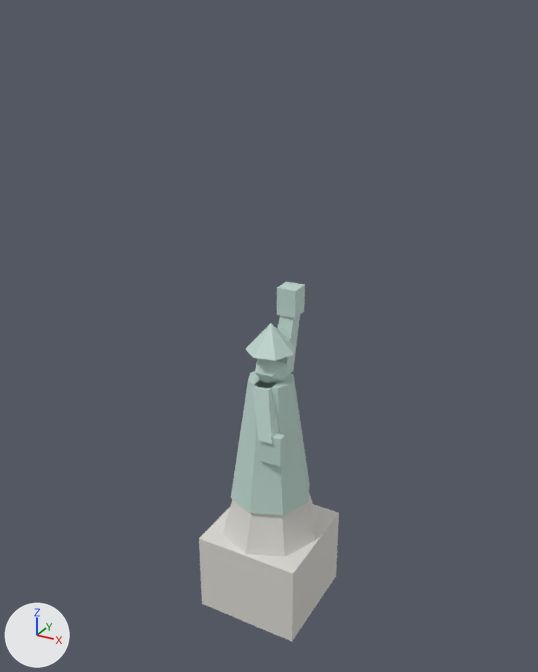
Renders of the glTF model public/studio/v2.15.0/d_liberty/model.glb from each side of a commit.
Before and after are seen from a camera (50 mm lens) standing at (5.66, -10.36, 10.78) and looking at (-0.11, 0.13, 5.54). The axes (+X, +Y, +Z) are drawn at lower left. The lights are the same throughout. The picture after the commit comes second. Where no turn or scale is listed for an object, it has been applied to the vertices.

Before the edit, the objects in view are built like this:
```python
ob_part0 = bpy.data.objects.new('part0', me_geometry_0)
ob_part0.location = (0.0, 0.0, 0.0)
ob_part1 = bpy.data.objects.new('part1', me_geometry_1)
ob_part1.location = (0.0, 0.0, 0.0)
ob_part2 = bpy.data.objects.new('part2', me_geometry_2)
ob_part2.location = (0.0, 0.0, 0.0)
ob_part3 = bpy.data.objects.new('part3', me_geometry_3)
ob_part3.location = (0.0, 0.0, 0.0)
ob_part4 = bpy.data.objects.new('part4', me_geometry_4)
ob_part4.location = (0.0, 0.0, 0.0)
ob_part5 = bpy.data.objects.new('part5', me_geometry_5)
ob_part5.location = (0.0, 0.0, 0.0)
ob_part6 = bpy.data.objects.new('part6', me_geometry_6)
ob_part6.location = (0.0, 0.0, 0.0)
ob_part7 = bpy.data.objects.new('part7', me_geometry_7)
ob_part7.location = (0.0, 0.0, 0.0)
```
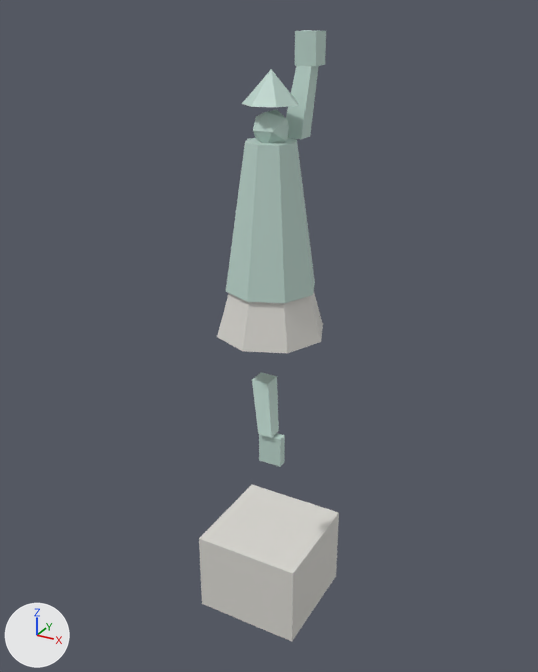
Location of each change, [x1, y1, x2, y2] in pixels of the pictures (538 x 672 px):
'part2', moved
    before: [231, 371, 310, 515]
    after: [226, 138, 315, 303]
'part1', moved
    before: [223, 493, 317, 557]
    after: [217, 292, 323, 353]
'part5', moved
    before: [277, 315, 300, 377]
    after: [286, 66, 319, 139]
'part4', moved
    before: [246, 323, 295, 361]
    after: [242, 69, 298, 108]
'part6', moved
    before: [277, 282, 305, 318]
    after: [295, 30, 326, 66]
'part3', moved
    before: [255, 358, 286, 383]
    after: [253, 110, 289, 143]
'part7', moved
    before: [252, 379, 279, 444]
    after: [252, 373, 279, 438]

Patch to the scene script:
```diff
--- a/public/studio/v2.15.0/d_liberty/model.glb.py
+++ b/public/studio/v2.15.0/d_liberty/model.glb.py
@@ me_geometry_1 @@
 # used by ob_part1; location = (0.0, 0.0, 0.0)
-me_geometry_1.from_pydata(...)  # 18 vertices, 32 faces; spans x -0.95..0.95, y -0.95..0.95, z 1.6..2.4
+me_geometry_1.from_pydata(...)  # 18 vertices, 32 faces; spans x -0.95..0.95, y -0.95..0.95, z 5.7..6.5
+# me_geometry_1 part 1: the whole mesh is moved by (0.0, 0.0, 4.1)
 me_geometry_1.materials.append(mat_defaultmaterial_001)
@@ me_geometry_2 @@
 # used by ob_part2; location = (0.0, 0.0, 0.0)
-me_geometry_2.from_pydata(...)  # 18 vertices, 32 faces; spans x -0.78..0.78, y -0.78..0.78, z 2.4..4.8
+me_geometry_2.from_pydata(...)  # 18 vertices, 32 faces; spans x -0.78..0.78, y -0.78..0.78, z 6.5..8.9
+# me_geometry_2 part 2: the whole mesh is moved by (0.0, 0.0, 4.1)
 me_geometry_2.materials.append(mat_defaultmaterial_002)
@@ me_geometry_3 @@
 # used by ob_part3; location = (0.0, 0.0, 0.0)
-me_geometry_3.from_pydata(...)  # 12 vertices, 20 faces; spans x -0.272..0.272, y -0.272..0.272, z 4.708..5.252
+me_geometry_3.from_pydata(...)  # 12 vertices, 20 faces; spans x -0.272..0.272, y -0.272..0.272, z 8.809..9.354
+# me_geometry_3 part 3: the whole mesh is moved by (0.0, 0.0, 4.101)
 me_geometry_3.materials.append(mat_defaultmaterial_003)
@@ me_geometry_4 @@
 # used by ob_part4; location = (0.0, 0.0, 0.0)
-me_geometry_4.from_pydata(...)  # 9 vertices, 14 faces; spans x -0.405..0.45, y -0.439..0.439, z 5.35..5.85
+me_geometry_4.from_pydata(...)  # 9 vertices, 14 faces; spans x -0.405..0.45, y -0.439..0.439, z 9.451..9.951
+# me_geometry_4 part 4: the whole mesh is moved by (0.0, 0.0, 4.101)
 me_geometry_4.materials.append(mat_defaultmaterial_004)
@@ me_geometry_5 @@
 # used by ob_part5; location = (0.0, 0.0, 0.0)
-me_geometry_5.from_pydata(...)  # 8 vertices, 12 faces; spans x -0.12..0.25, y 0.1..0.63, z 4.8..5.9
+me_geometry_5.from_pydata(...)  # 8 vertices, 12 faces; spans x -0.045..0.325, y 0.441..0.971, z 8.887..9.987
+# me_geometry_5 part 5: the whole mesh is moved by (0.075, 0.341, 4.087)
 me_geometry_5.materials.append(mat_defaultmaterial_005)
@@ me_geometry_6 @@
 # used by ob_part6; location = (0.0, 0.0, 0.0)
-me_geometry_6.from_pydata(...)  # 8 vertices, 12 faces; spans x -0.06..0.3, y 0.32..0.68, z 5.88..6.38
+me_geometry_6.from_pydata(...)  # 8 vertices, 12 faces; spans x 0.032..0.392, y 0.703..1.063, z 9.962..10.462
+# me_geometry_6 part 6: the whole mesh is moved by (0.092, 0.383, 4.082)
 me_geometry_6.materials.append(mat_defaultmaterial_006)
@@ me_geometry_7 @@
 # used by ob_part7; location = (0.0, 0.0, 0.0)
-me_geometry_7.from_pydata(...)  # 8 vertices, 12 faces; spans x -0.13..0.39, y -0.68..-0.12, z 3.92..4.8
+me_geometry_7.from_pydata(...)  # 8 vertices, 12 faces; spans x -0.125..0.395, y -0.695..-0.135, z 4.056..4.936
+# me_geometry_7 part 7: the whole mesh is moved by (0.005, -0.015, 0.136)
 me_geometry_7.materials.append(mat_defaultmaterial_007)
```
